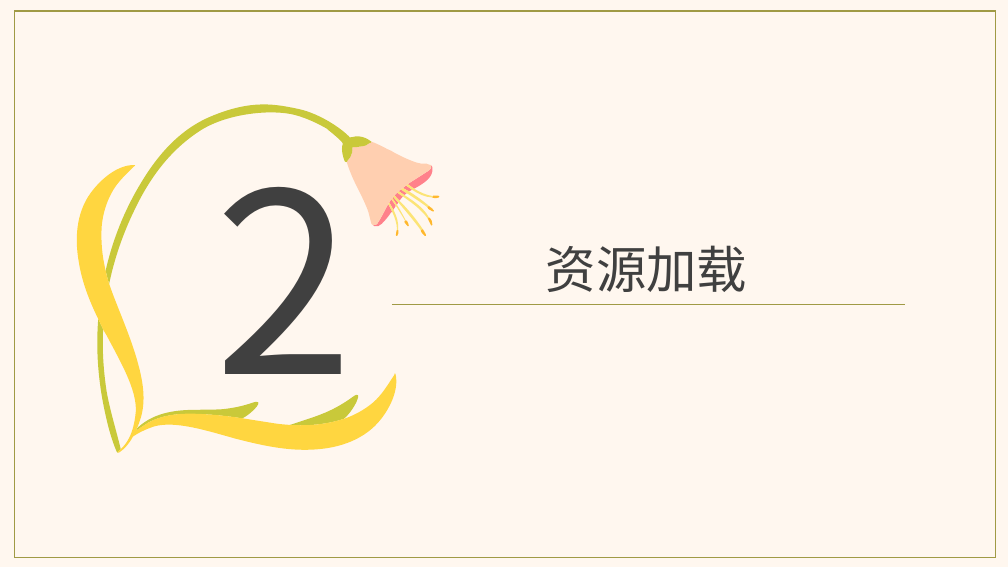
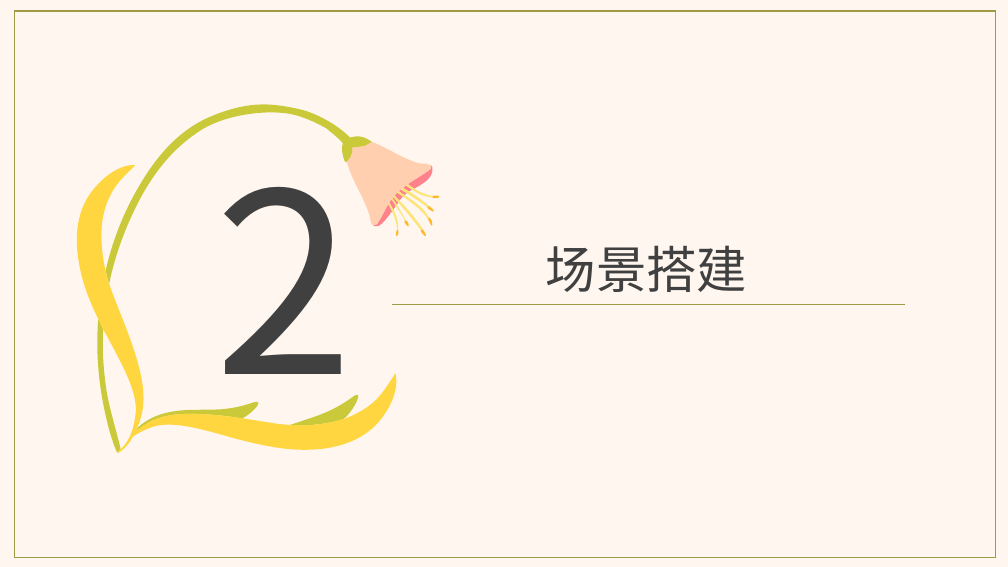
Before and after one commit to aliwanzi/SandTable, a slide deck: slide 11 of doc/从零开始写引擎之物理系统.pptx. Drawn at 1008x567 pixels with LibreOffice and Linux fonts; fonts in the diff are those of the drawing. Boxes give left, top, right and bottom in pixels: in the first picture for what was removed or moved away, otherwise in the second. Text is boxed around its words. In the diff, an @@ line names an element or a change of style, - is before the commit and + after.

```diff
--- a/doc/从零开始写引擎之物理系统.pptx
+++ b/doc/从零开始写引擎之物理系统.pptx
@@ text at [546, 245, 748, 292]: text changed @@
-资源加载
+场景搭建
```
Also in this commit, not shown: 1 other slide changed, 7 slides added, 9 slides removed, 5 other files.
